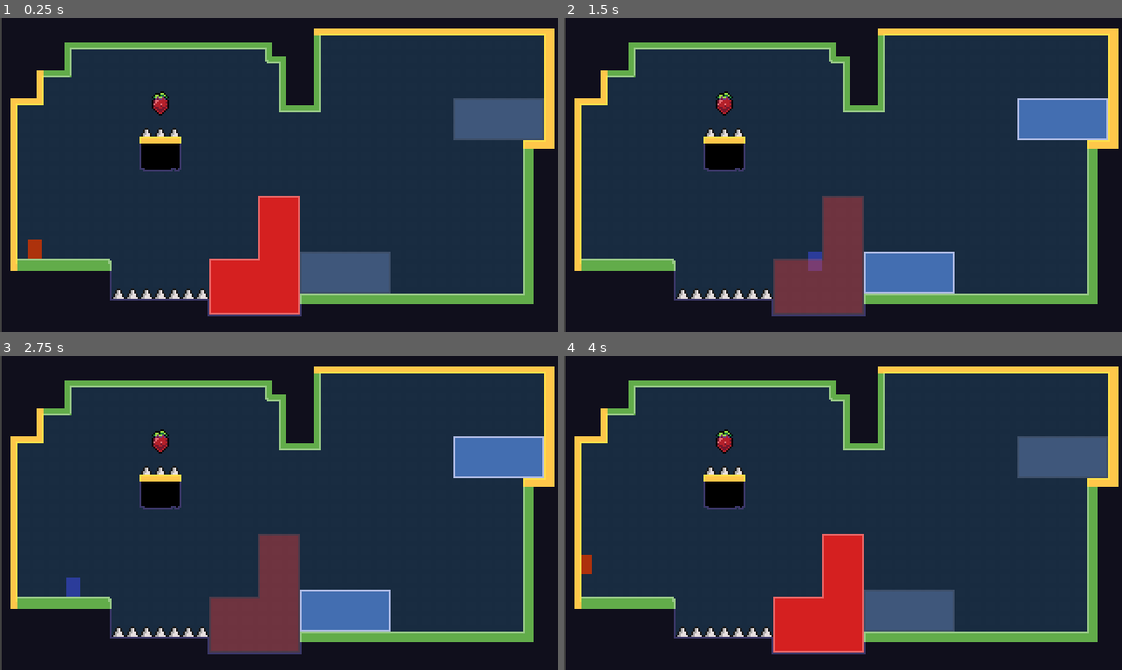
Above: before the commit, frames 1-4 (two rows, left to right).
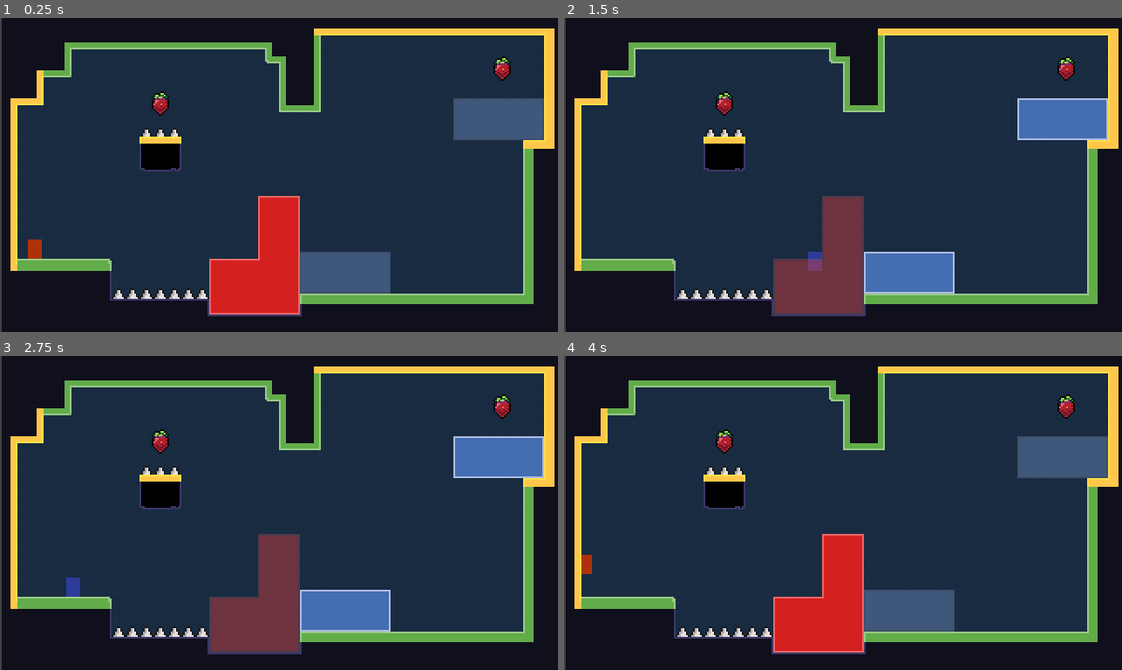
Above: after the commit, the same moments.

Repository: WeAreTheException/Red-Blue
Game: Godot game, scene res://Levels/Level1/Level_1.tscn
Two runs of this game, one before a commit and one after it. Both use one fixed random seed, a clock stepped at 60 frames per second and the inputs below. The project has no main scene, so this scene is started directly.
Inputs (mouse positions are in pixels of both pictures, inside the frame that each line leads up to):
- Up to frame 1 (0.25 s): no input
- Up to frame 2 (1.5 s): tap Enter at 0.5 s; move the mouse to (965, 159) at 0.52 s; hold D (RIGHT) 0.53-1.28 s; tap Shift (DASH) at 0.6 s; tap Space (JUMP) at 0.77 s; move the mouse to (731, 190) at 1.27 s; hold S (DOWN) from 1.28 s (still down); right-click (731, 190) at 1.35 s
- Up to frame 3 (2.75 s): tap Space (JUMP) at 1.52, 2 s; move the mouse to (334, 443) at 2.02 s; release S (DOWN) at 2.03 s; hold D (RIGHT) from 2.03 s (still down); tap 1 at 2.1 s
- Up to frame 4 (4 s): move the mouse to (815, 575) at 2.77 s; release D (RIGHT) at 2.78 s; hold W (UP) 2.78-3.53 s; tap Shift (DASH) at 2.85 s; tap Space (JUMP) at 3.02, 3.77 s; move the mouse to (1010, 560) at 3.52 s; hold A (LEFT) from 3.53 s (still down); right-click (1010, 560) at 3.6 s

The runs differ from the first frame. In frame 1, 0.2% of the frame differs, in the area x 88-92%, y 12-20%; in frame 2, 0.2%; in frame 3, 0.2%; in frame 4, 0.2%.

Commit message:
Level 1 Done

Diff:
--- a/Levels/Level1/Level_1.tscn
+++ b/Levels/Level1/Level_1.tscn
@@ -11,6 +11,7 @@
 [ext_resource type="Shader" uid="uid://d3c2dgk2l2g8h" path="res://Shaders/Subpixilizer.gdshader" id="10_g1c7i"]
 [ext_resource type="Script" uid="uid://c2iwqxdysqv5v" path="res://Turnip/Turnip.gd" id="11_qmbnc"]
 [ext_resource type="Texture2D" uid="uid://01243rfljw18" path="res://Turnip/Turnip.png" id="12_6idcn"]
+[ext_resource type="AudioStream" uid="uid://m8m7wny643w4" path="res://Music/GameSoundTiimi.wav" id="13_07l0d"]
 [ext_resource type="Texture2D" uid="uid://bfjbvpnwn2w3b" path="res://Levels/Level1/Level1.png" id="13_jcn68"]
 
 [sub_resource type="RectangleShape2D" id="RectangleShape2D_p7bnq"]
@@ -90,6 +91,10 @@
 script = ExtResource("7_1ls4d")
 metadata/_custom_type_script = "uid://c0xmcdujgwai2"
 
+[node name="Spawn" type="Node2D" parent="." unique_id=50164995]
+position = Vector2(-140, 48)
+metadata/_edit_lock_ = true
+
 [node name="Environemnt" type="Node2D" parent="." unique_id=1267867367]
 
 [node name="Frame" type="Node2D" parent="Environemnt" unique_id=674802573]
@@ -289,85 +294,81 @@
 polygon = PackedVector2Array(-100, 8.000004, -100, 32.000004, -64, 32.000004, -64, 60, -32, 60, -32, 8.000002)
 metadata/_edit_lock_ = true
 
-[node name="Spike" type="StaticBody2D" parent="." unique_id=1831043350]
+[node name="Spike" type="StaticBody2D" parent="Environemnt" unique_id=1831043350]
 script = ExtResource("8_agwlh")
 hostile = true
 hostile_contact_margin = 0.1
 metadata/_custom_type_script = "uid://d3u7t7gbv2n6e"
 
-[node name="NeutralSpike" type="Sprite2D" parent="Spike" unique_id=1753104948]
+[node name="NeutralSpike" type="Sprite2D" parent="Environemnt/Spike" unique_id=1753104948]
 position = Vector2(-76, -24)
 scale = Vector2(0.1, 0.1)
 texture = ExtResource("9_lpd4p")
 metadata/_edit_lock_ = true
 
-[node name="NeutralSpike2" type="Sprite2D" parent="Spike" unique_id=28583273]
+[node name="NeutralSpike2" type="Sprite2D" parent="Environemnt/Spike" unique_id=28583273]
 position = Vector2(-68, -24)
 scale = Vector2(0.1, 0.1)
 texture = ExtResource("9_lpd4p")
 metadata/_edit_lock_ = true
 
-[node name="NeutralSpike3" type="Sprite2D" parent="Spike" unique_id=192174496]
+[node name="NeutralSpike3" type="Sprite2D" parent="Environemnt/Spike" unique_id=192174496]
 position = Vector2(-60, -24)
 scale = Vector2(0.1, 0.1)
 texture = ExtResource("9_lpd4p")
 metadata/_edit_lock_ = true
 
-[node name="NeutralSpike4" type="Sprite2D" parent="Spike" unique_id=948477659]
+[node name="NeutralSpike4" type="Sprite2D" parent="Environemnt/Spike" unique_id=948477659]
 position = Vector2(-60, 68)
 scale = Vector2(0.1, 0.1)
 texture = ExtResource("9_lpd4p")
 metadata/_edit_lock_ = true
 
-[node name="NeutralSpike5" type="Sprite2D" parent="Spike" unique_id=2068296133]
+[node name="NeutralSpike5" type="Sprite2D" parent="Environemnt/Spike" unique_id=2068296133]
 position = Vector2(-52, 68)
 scale = Vector2(0.1, 0.1)
 texture = ExtResource("9_lpd4p")
 metadata/_edit_lock_ = true
 
-[node name="NeutralSpike6" type="Sprite2D" parent="Spike" unique_id=627928483]
+[node name="NeutralSpike6" type="Sprite2D" parent="Environemnt/Spike" unique_id=627928483]
 position = Vector2(-44, 68)
 scale = Vector2(0.1, 0.1)
 texture = ExtResource("9_lpd4p")
 metadata/_edit_lock_ = true
 
-[node name="NeutralSpike7" type="Sprite2D" parent="Spike" unique_id=143309252]
+[node name="NeutralSpike7" type="Sprite2D" parent="Environemnt/Spike" unique_id=143309252]
 position = Vector2(-92, 68)
 scale = Vector2(0.1, 0.1)
 texture = ExtResource("9_lpd4p")
 metadata/_edit_lock_ = true
 
-[node name="NeutralSpike8" type="Sprite2D" parent="Spike" unique_id=1846681321]
+[node name="NeutralSpike8" type="Sprite2D" parent="Environemnt/Spike" unique_id=1846681321]
 position = Vector2(-84, 68)
 scale = Vector2(0.1, 0.1)
 texture = ExtResource("9_lpd4p")
 metadata/_edit_lock_ = true
 
-[node name="NeutralSpike9" type="Sprite2D" parent="Spike" unique_id=1065649881]
+[node name="NeutralSpike9" type="Sprite2D" parent="Environemnt/Spike" unique_id=1065649881]
 position = Vector2(-76, 68)
 scale = Vector2(0.1, 0.1)
 texture = ExtResource("9_lpd4p")
 metadata/_edit_lock_ = true
 
-[node name="NeutralSpike10" type="Sprite2D" parent="Spike" unique_id=453997125]
+[node name="NeutralSpike10" type="Sprite2D" parent="Environemnt/Spike" unique_id=453997125]
 position = Vector2(-68, 68)
 scale = Vector2(0.1, 0.1)
 texture = ExtResource("9_lpd4p")
 metadata/_edit_lock_ = true
 
-[node name="CollisionPolygon2D" type="CollisionPolygon2D" parent="Spike" unique_id=1519867603]
+[node name="CollisionPolygon2D" type="CollisionPolygon2D" parent="Environemnt/Spike" unique_id=1519867603]
 polygon = PackedVector2Array(-76, -24, -76, -20, -60, -20, -60, -24)
 metadata/_edit_lock_ = true
 
-[node name="CollisionPolygon2D2" type="CollisionPolygon2D" parent="Spike" unique_id=1806803469]
+[node name="CollisionPolygon2D2" type="CollisionPolygon2D" parent="Environemnt/Spike" unique_id=1806803469]
 position = Vector2(-20, 92)
 polygon = PackedVector2Array(-72, -24, -72, -20, -24, -20, -24, -24)
 
-[node name="Spawn" type="Node2D" parent="." unique_id=50164995]
-position = Vector2(-140, 48)
-metadata/_edit_lock_ = true
-
-[node name="ColorRect" type="ColorRect" parent="." unique_id=685844128]
+[node name="SubPixilizer" type="ColorRect" parent="." unique_id=685844128]
 show_behind_parent = true
 light_mask = 3
 material = SubResource("ShaderMaterial_c1kre")
@@ -392,6 +393,26 @@
 [node name="CollisionShape2D" type="CollisionShape2D" parent="Turnip" unique_id=129638906]
 shape = SubResource("CircleShape2D_wpk6a")
 
-[node name="Level1" type="Sprite2D" parent="." unique_id=585989061]
+[node name="Turnip2" type="Area2D" parent="." unique_id=782318305 node_paths=PackedStringArray("sprite")]
+position = Vector2(128, -60)
+collision_layer = 3
+collision_mask = 3
+script = ExtResource("11_qmbnc")
+sprite = NodePath("Turnip")
+
+[node name="Turnip" type="Sprite2D" parent="Turnip2" unique_id=1402558740]
+position = Vector2(-7.6293945e-06, -3.8146973e-06)
+scale = Vector2(0.100000024, 0.100000024)
+texture = ExtResource("12_6idcn")
+
+[node name="CollisionShape2D" type="CollisionShape2D" parent="Turnip2" unique_id=527169619]
+shape = SubResource("CircleShape2D_wpk6a")
+
+[node name="Art" type="Sprite2D" parent="." unique_id=585989061]
 position = Vector2(0.99999994, 0)
 texture = ExtResource("13_jcn68")
+
+[node name="AudioStreamPlayer" type="AudioStreamPlayer" parent="." unique_id=789018519]
+stream = ExtResource("13_07l0d")
+volume_db = -15.0
+autoplay = true
